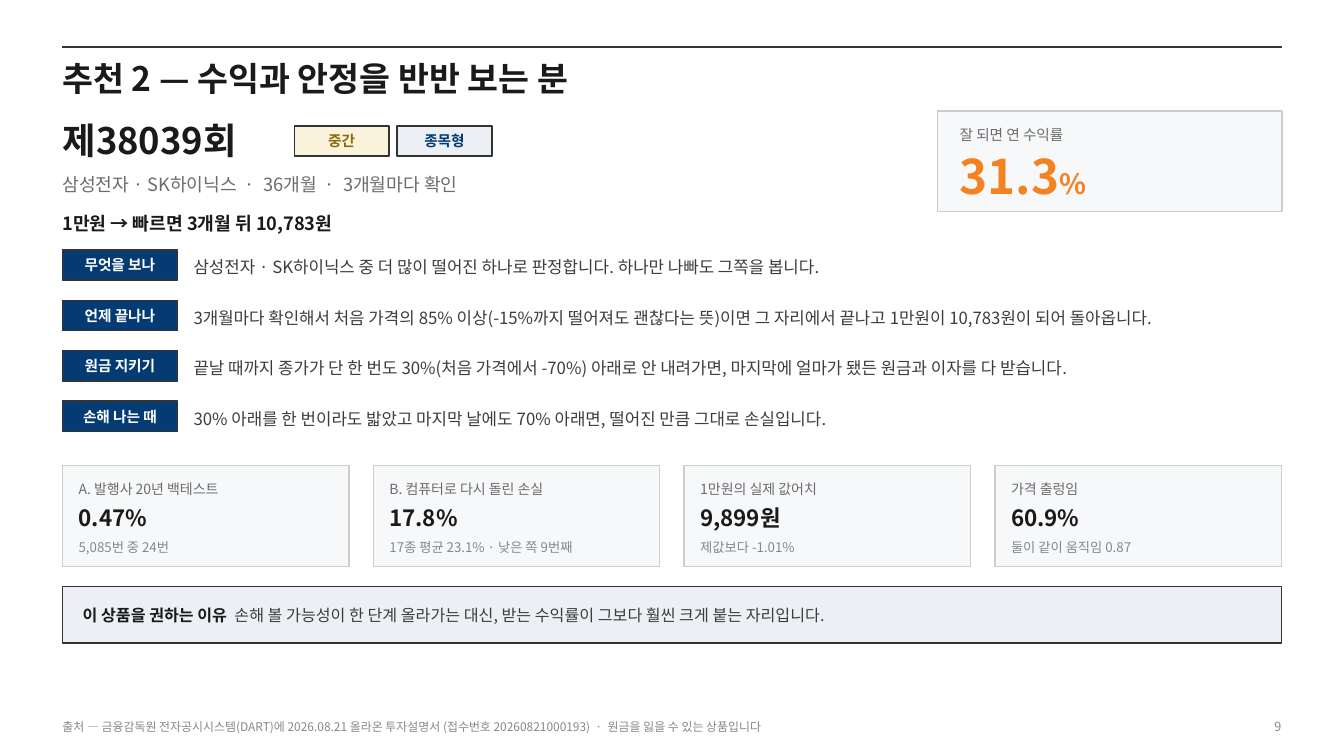
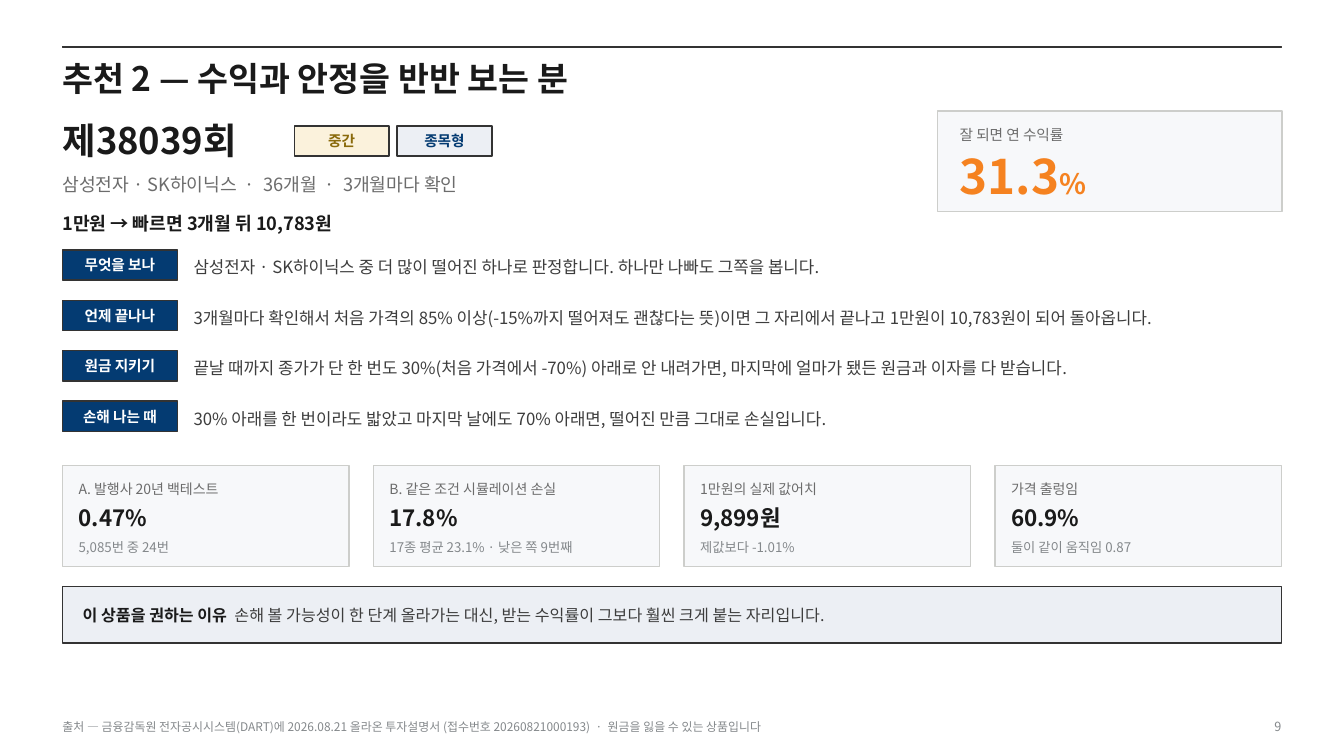
Before and after one commit to hanaroline/work_1, a slide deck: slide 9 of els-proposal.pptx. Drawn at 1344x756 pixels with LibreOffice and Linux fonts; fonts in the diff are those of the drawing. Boxes give left, top, right and bottom in pixels: in the first picture for what was removed or moved away, otherwise in the second. Text is boxed around its words. In the diff, an @@ line names an element or a change of style, - is before the commit and + after.

```diff
--- a/els-proposal.pptx
+++ b/els-proposal.pptx
@@ text at <box>389,482,557,495</box>: text changed @@
-B. 컴퓨터로 다시 돌린 손실
+B. 같은 조건 시뮬레이션 손실
```
Also in this commit, not shown: 5 other slides changed, 4 other files.
